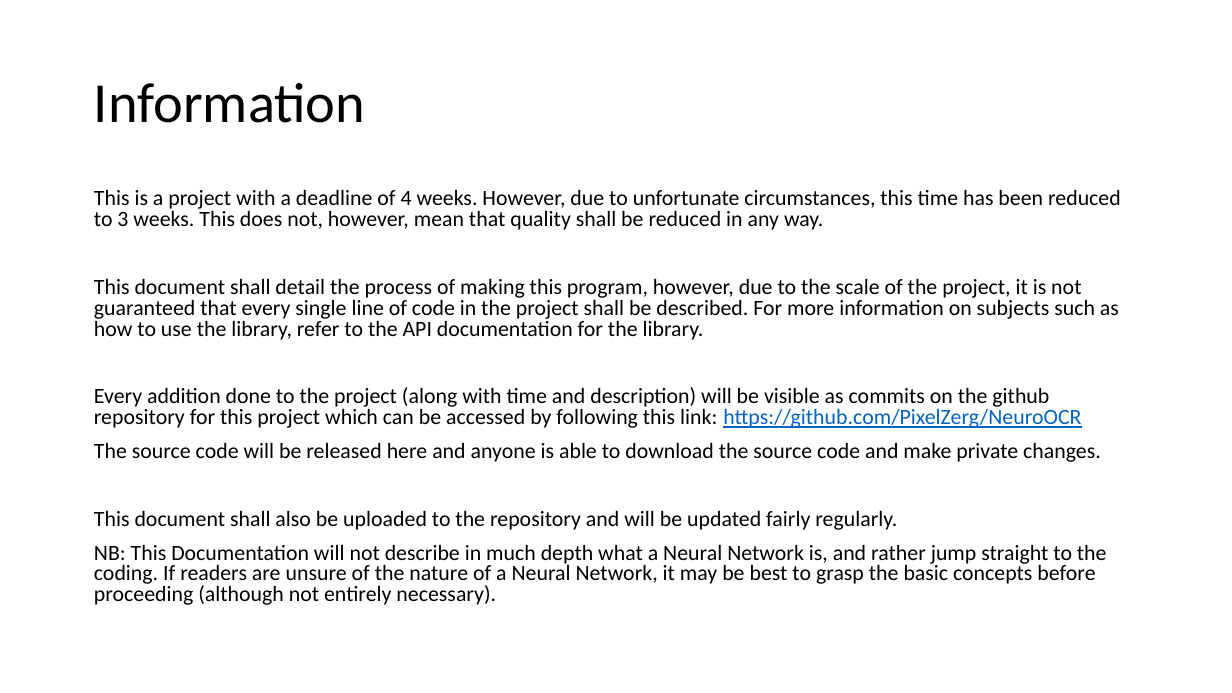
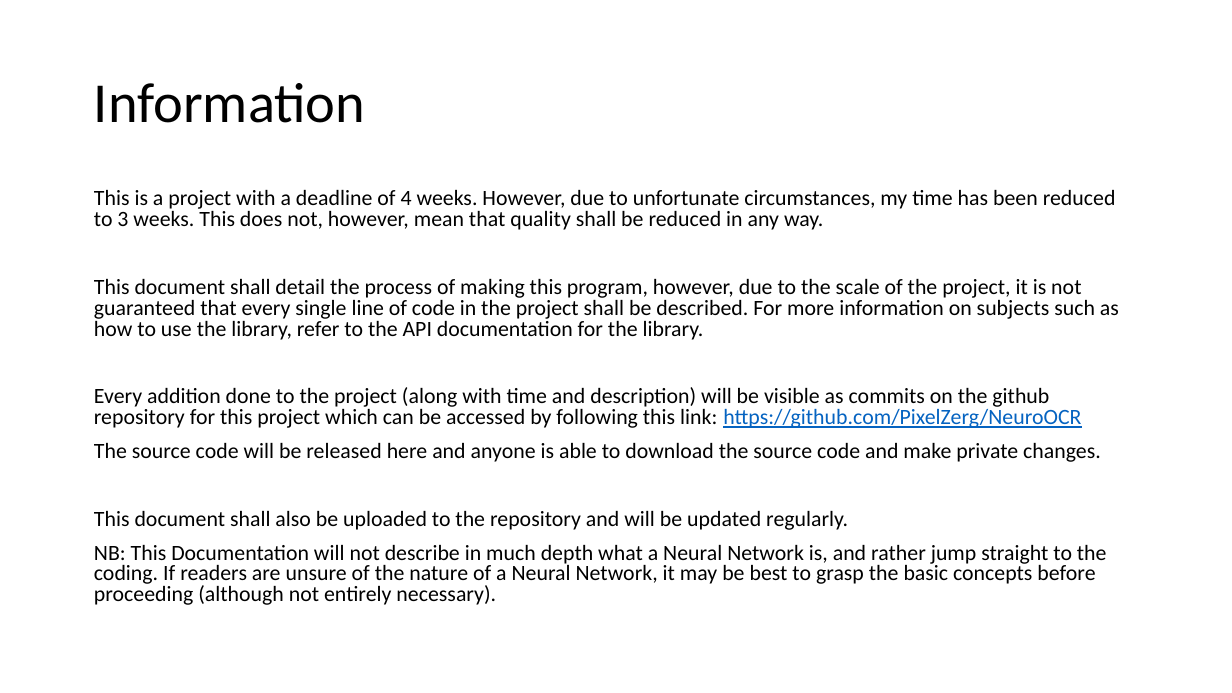
Before and after one commit to PixelZerg/NeuroOCR, a slide deck: slide 3 of NeuroOCR-DevelopmentDocumentation.pptx. Drawn at 1232x693 pixels with LibreOffice and Linux fonts; fonts in the diff are those of the drawing. Boxes give left, top, right and bottom in pixels: in the first picture for what was removed or moved away, otherwise in the second. Text is boxed around its words. In the diff, an @@ line names an element or a change of style, - is before the commit and + after.

```diff
--- a/NeuroOCR-DevelopmentDocumentation.pptx
+++ b/NeuroOCR-DevelopmentDocumentation.pptx
@@ text at <box>94,190,1116,230</box>: text changed @@
-This is a project with a deadline of 4 weeks. However, due to unfortunate circumstances, this time has been reduced to 3 weeks. This does not, however, mean that quality shall be reduced in any way.
+This is a project with a deadline of 4 weeks. However, due to unfortunate circumstances, my time has been reduced to 3 weeks. This does not, however, mean that quality shall be reduced in any way.
@@ text at <box>94,511,848,530</box>: text changed @@
-This document shall also be uploaded to the repository and will be updated fairly regularly.
+This document shall also be uploaded to the repository and will be updated regularly.
```
Also in this commit, not shown: 1 slide added, 2 other files.
